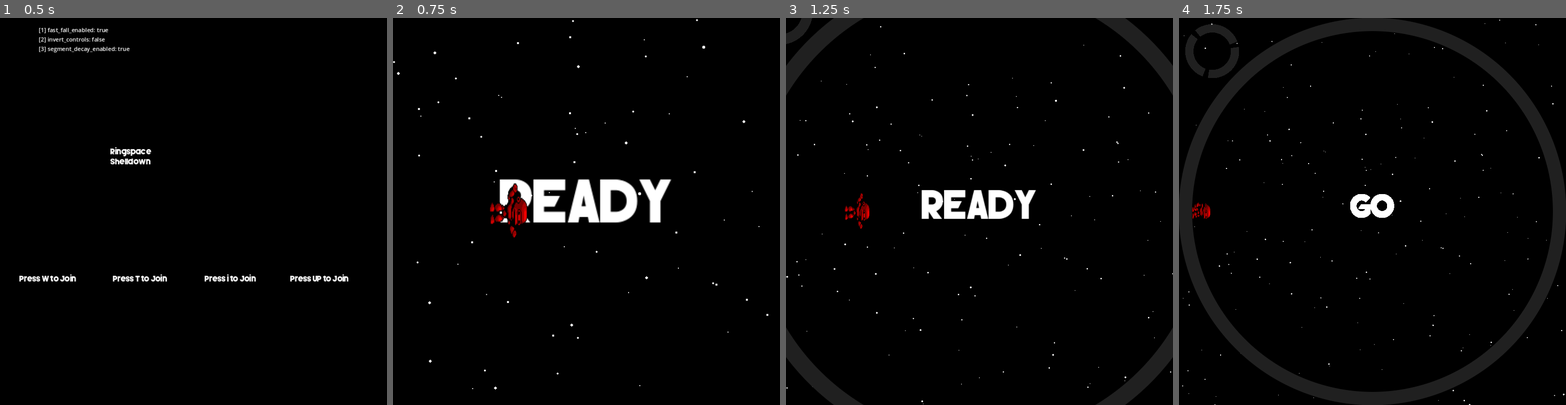
Above: before the commit, frames 1-4 (left to right).
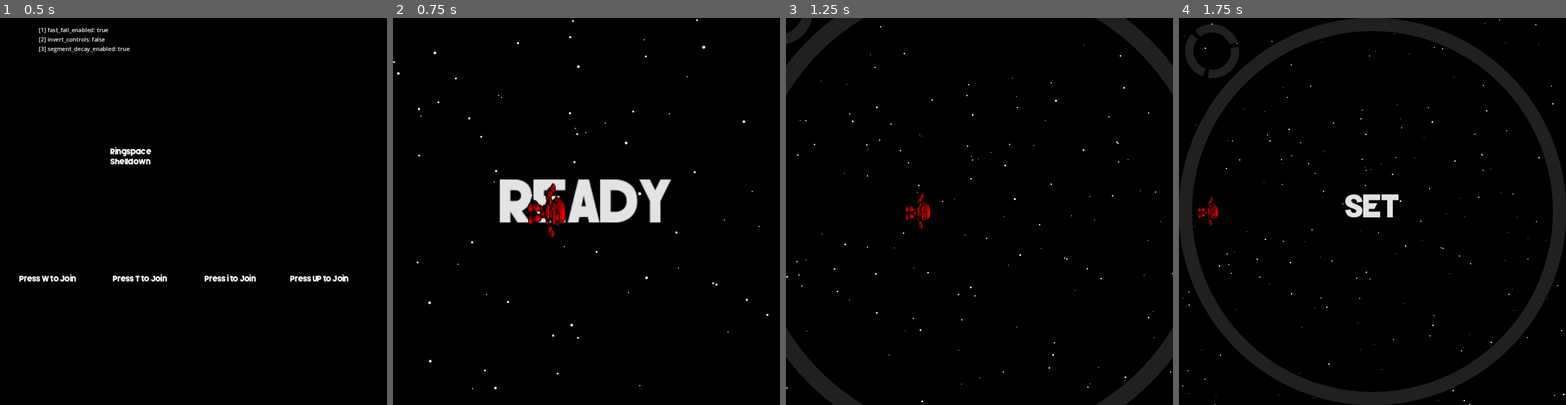
Above: after the commit, the same moments.

Repository: hwacha/ringspace_shelldown
Game: Godot game, scene res://scenes/opening_screen.tscn
Two runs of this game, one before a commit and one after it. Both use one fixed random seed, a clock stepped at 60 frames per second and the inputs below.
Inputs:
- Up to frame 1 (0.5 s): no input
- Up to frame 2 (0.75 s): tap W at 0.5 s; tap Enter (ui_accept) at 0.6 s
- Up to frame 3 (1.25 s): tap Enter (ui_accept) at 0.77, 1.07 s
- Up to frame 4 (1.75 s): tap Enter (ui_accept) at 1.35, 1.52 s

Frame 1 is identical in both runs. In frame 2, 3.4% of the frame differs, in the area x 25-72%, y 41-57%; in frame 3, 1.9%; in frame 4, 0.9%.

Commit message:
Improve round begin cutscene

Diff:
--- a/scenes/Player.tscn
+++ b/scenes/Player.tscn
@@ -109,8 +109,8 @@
 direction = Vector3(0, 0, 0)
 spread = 180.0
 gravity = Vector3(0, 0, 0)
-initial_velocity_min = 200.0
-initial_velocity_max = 200.0
+initial_velocity_min = 300.0
+initial_velocity_max = 300.0
 scale_curve = SubResource("CurveTexture_b8w18")
 
 [sub_resource type="CapsuleShape2D" id="19"]
@@ -179,7 +179,7 @@
 
 [node name="FastFall" type="AudioStreamPlayer2D" parent="."]
 stream = ExtResource("6")
-volume_db = -24.0
+volume_db = -18.0
 
 [connection signal="area_entered" from="HurtBox" to="." method="_on_HurtBox_area_entered"]
 [connection signal="timeout" from="DeathTimer" to="." method="_on_DeathTimer_timeout"]
--- a/scenes/main.tscn
+++ b/scenes/main.tscn
@@ -6,10 +6,13 @@
 [ext_resource type="Script" path="res://scripts/Starfield.gd" id="3"]
 [ext_resource type="AudioStream" uid="uid://betn3px4wblfd" path="res://assets/ringspace_shelldown_game_music.wav" id="4"]
 [ext_resource type="Script" path="res://scripts/Score.gd" id="5"]
+[ext_resource type="AudioStream" uid="uid://776gei1fv8sj" path="res://assets/ring_game_round_beep.wav" id="5_kni4r"]
 [ext_resource type="Script" path="res://scripts/OutOfBounds.gd" id="6"]
 
 [sub_resource type="Animation" id="Animation_dw41s"]
 resource_name = "zoom_out"
+length = 2.5
+step = 0.05
 tracks/0/type = "value"
 tracks/0/imported = false
 tracks/0/enabled = true
@@ -29,10 +32,72 @@
 tracks/1/interp = 1
 tracks/1/loop_wrap = true
 tracks/1/keys = {
-"times": PackedFloat32Array(0, 0.7, 0.8),
+"times": PackedFloat32Array(0, 0.05, 0.5, 1, 1.05, 1.5, 2, 2.05, 2.35, 2.5),
+"transitions": PackedFloat32Array(1, 1, 1, 1, 1, 1, 1, 1, 1, 1),
+"update": 0,
+"values": [Color(1, 1, 1, 0), Color(1, 1, 1, 1), Color(1, 1, 1, 0), Color(1, 1, 1, 0), Color(1, 1, 1, 1), Color(1, 1, 1, 0), Color(1, 1, 1, 0), Color(1, 1, 1, 1), Color(1, 1, 1, 1), Color(1, 1, 1, 0)]
+}
+tracks/2/type = "value"
+tracks/2/imported = false
+tracks/2/enabled = true
+tracks/2/path = NodePath("Round Beep:playing")
+tracks/2/interp = 1
+tracks/2/loop_wrap = true
+tracks/2/keys = {
+"times": PackedFloat32Array(0, 1, 2),
 "transitions": PackedFloat32Array(1, 1, 1),
-"update": 0,
-"values": [Color(1, 1, 1, 1), Color(1, 1, 1, 1), Color(1, 1, 1, 0)]
+"update": 1,
+"values": [true, true, true]
+}
+tracks/3/type = "value"
+tracks/3/imported = false
+tracks/3/enabled = true
+tracks/3/path = NodePath("RoundText:text")
+tracks/3/interp = 1
+tracks/3/loop_wrap = true
+tracks/3/keys = {
+"times": PackedFloat32Array(0, 1, 2),
+"transitions": PackedFloat32Array(1, 1, 1),
+"update": 1,
+"values": ["[center]READY[/center]", "[center]SET[/center]", "[center]GO[/center]"]
+}
+tracks/4/type = "value"
+tracks/4/imported = false
+tracks/4/enabled = true
+tracks/4/path = NodePath("Round Beep:pitch_scale")
+tracks/4/interp = 1
+tracks/4/loop_wrap = true
+tracks/4/keys = {
+"times": PackedFloat32Array(0, 2),
+"transitions": PackedFloat32Array(1, 1),
+"update": 1,
+"values": [1.0, 1.33]
+}
+tracks/5/type = "method"
+tracks/5/imported = false
+tracks/5/enabled = true
+tracks/5/path = NodePath("Crust")
+tracks/5/interp = 1
+tracks/5/loop_wrap = true
+tracks/5/keys = {
+"times": PackedFloat32Array(2),
+"transitions": PackedFloat32Array(1),
+"values": [{
+"args": [],
+"method": &"_on_round_begin"
+}]
+}
+tracks/6/type = "value"
+tracks/6/imported = false
+tracks/6/enabled = true
+tracks/6/path = NodePath("Background Music:playing")
+tracks/6/interp = 1
+tracks/6/loop_wrap = true
+tracks/6/keys = {
+"times": PackedFloat32Array(2),
+"transitions": PackedFloat32Array(1),
+"update": 1,
+"values": [true]
 }
 
 [sub_resource type="AnimationLibrary" id="AnimationLibrary_kyhoo"]
@@ -52,6 +117,7 @@
 position = Vector2(540, 540)
 rotation = 6.28319
 ignore_rotation = false
+zoom = Vector2(2, 2)
 
 [node name="AnimationPlayer" type="AnimationPlayer" parent="Camera2D"]
 root_node = NodePath("../..")
@@ -84,13 +150,15 @@
 script = ExtResource("5")
 
 [node name="CrustDecay" type="Timer" parent="."]
-wait_time = 5.0
+wait_time = 51.285
 one_shot = true
+
+[node name="Round Beep" type="AudioStreamPlayer" parent="."]
+stream = ExtResource("5_kni4r")
 
 [node name="Background Music" type="AudioStreamPlayer" parent="."]
 stream = ExtResource("4")
 volume_db = -12.0
-autoplay = true
 
 [node name="OutOfBounds" type="Area2D" parent="."]
 collision_layer = 0
@@ -114,6 +182,7 @@
 shape = SubResource("2")
 
 [node name="RoundText" type="RichTextLabel" parent="."]
+modulate = Color(1, 1, 1, 0)
 anchors_preset = 14
 anchor_top = 0.5
 anchor_right = 1.0
@@ -129,10 +198,6 @@
 text = "[center]READY[/center]"
 scroll_active = false
 
-[node name="Go" type="Timer" parent="RoundText"]
-wait_time = 0.6
-
 [connection signal="animation_finished" from="Camera2D/AnimationPlayer" to="Crust" method="_on_animation_player_animation_finished"]
 [connection signal="timeout" from="CrustDecay" to="Crust" method="_on_CrustDecay_timeout"]
 [connection signal="body_shape_entered" from="OutOfBounds" to="OutOfBounds" method="_on_OutOfBounds_body_shape_entered"]
-[connection signal="timeout" from="RoundText/Go" to="Crust" method="_on_go_timeout"]
--- a/scripts/Player.gd
+++ b/scripts/Player.gd
@@ -30,8 +30,8 @@
 	surface_to_centroid_squared = surface_to_centroid * surface_to_centroid
 
 	transform.origin = centroid + \
-	(Vector2(cos(starting_theta) * crust.screen_size.x / 10, \
-		sin(starting_theta) * crust.screen_size.y / 10))
+	(Vector2(cos(starting_theta) * crust.screen_size.x / 20, \
+		sin(starting_theta) * crust.screen_size.y / 20))
 
 	anim.play()
 
@@ -124,6 +124,7 @@
 	fast_falling = new_fast_falling
 
 func _on_HurtBox_area_entered(hitbox):
+	print("hit!")
 	var hitter = hitbox.get_parent()
 	if self.dead or hitter.dead:
 		return
--- a/scripts/crust.gd
+++ b/scripts/crust.gd
@@ -72,9 +72,6 @@
 
 	get_node("/root/Players").spawn_players()
 
-	if Players.settings["segment_decay_enabled"]:
-		crust_decay.start()
-
 # Called every frame. 'delta' is the elapsed time since the previous frame.
 #func _process(delta):
 #	pass
@@ -89,11 +86,7 @@
 			crust_decay.start()
 
 
-func _on_animation_player_animation_finished(anim_name):
+func _on_round_begin():
 	Players.lock_action = false
-	round_text.text = "[center]GO[/center]"
-	round_text.modulate.a = 255
-	round_text.get_node("Go").start()
-
-func _on_go_timeout():
-	round_text.set_visible(false)
+	if Players.settings["segment_decay_enabled"]:
+		crust_decay.start()
Not shown, added: assets/ring_game_round_beep.wav.import
Not shown: 1 places in scenes/main.tscn that only renumber resources
Not shown, added: scenes/ring_game_round_beep.wav.import
Not shown, added: assets/ring_game_round_beep.wav
Not shown, added: scenes/ring_game_round_beep.wav
